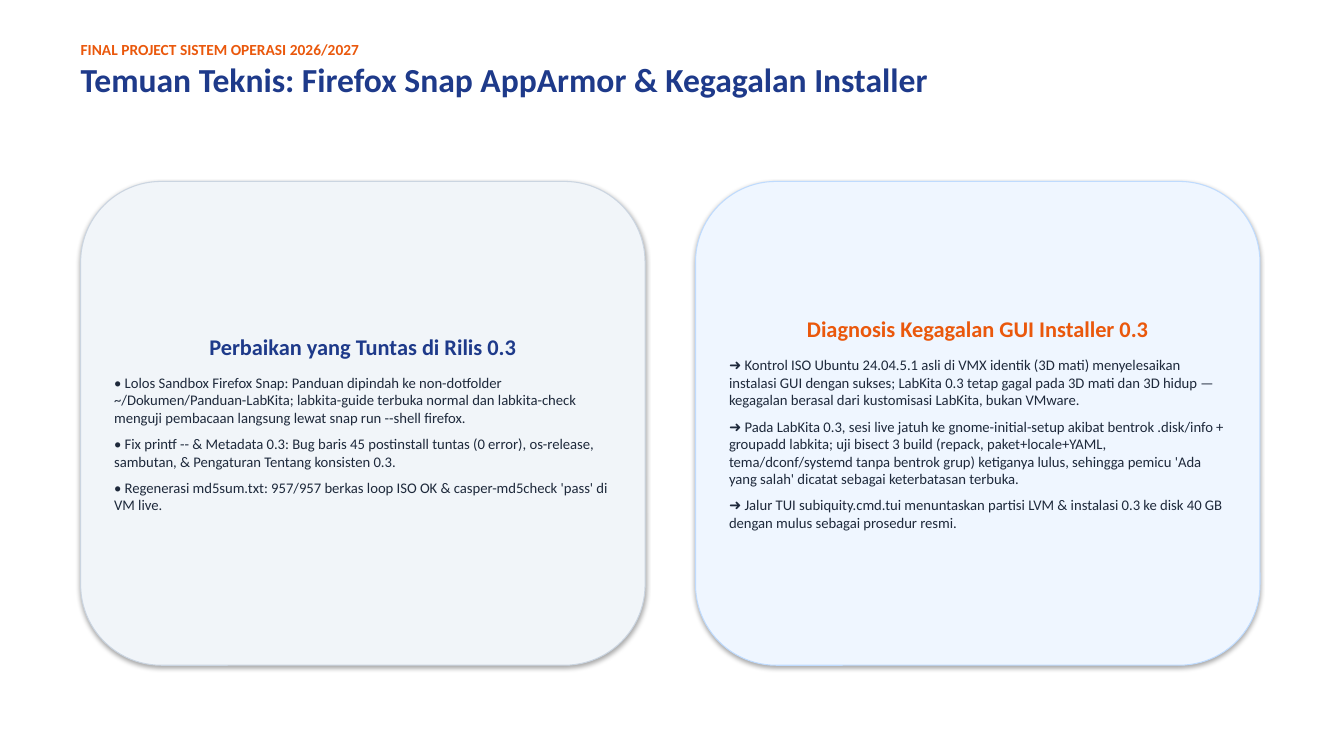
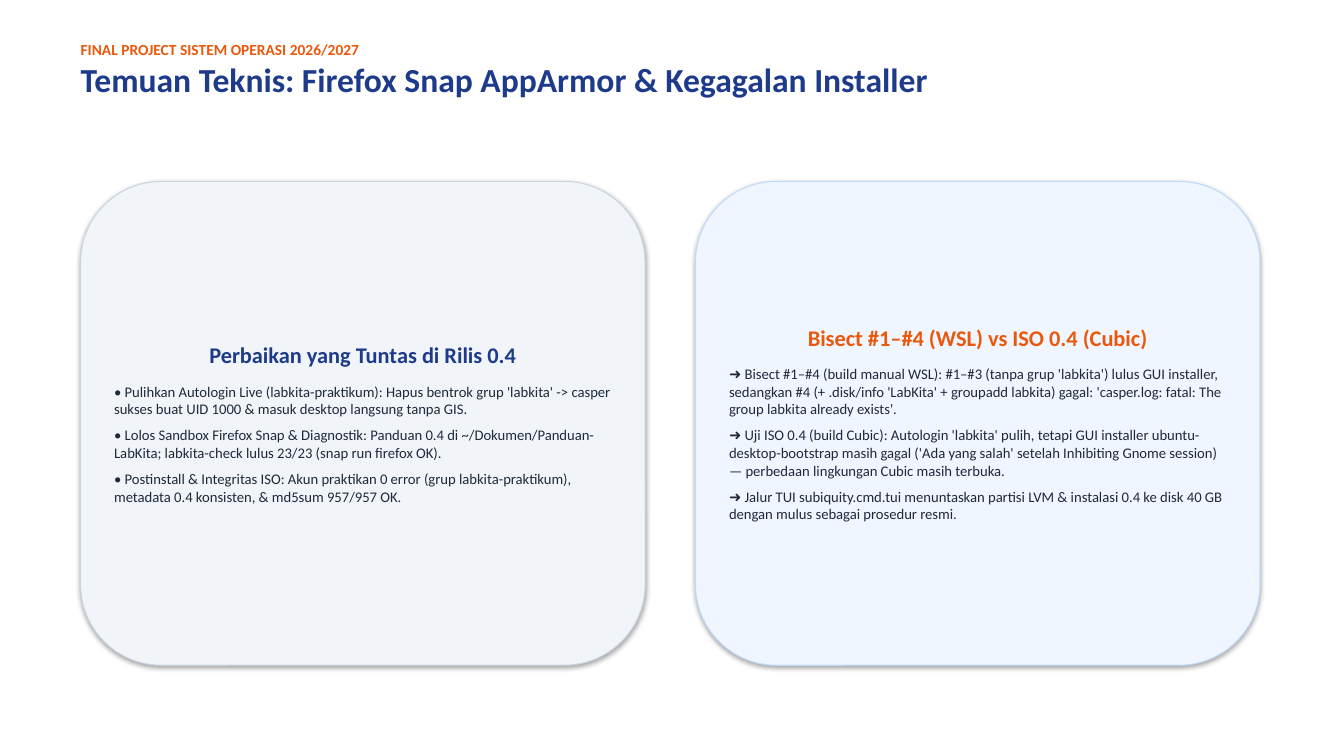
Before and after one commit to luvices/labkita, a slide deck: slide 9 of docs/presentation/labkita-presentation.pptx. Drawn at 1344x756 pixels with LibreOffice and Linux fonts; fonts in the diff are those of the drawing. Boxes give left, top, right and bottom in pixels: in the first picture for what was removed or moved away, otherwise in the second. Text is boxed around its words. In the diff, an @@ line names an element or a change of style, - is before the commit and + after.

Commit message:
docs: perbarui laporan PDF dan slide PPTX rilis 0.4 beserta skrip verifikasi output

```diff
--- a/docs/presentation/labkita-presentation.pptx
+++ b/docs/presentation/labkita-presentation.pptx
@@ text in rounded rectangle at box(729, 329, 1222, 522): text changed @@
-Diagnosis Kegagalan GUI Installer 0.3
-➜ Kontrol ISO Ubuntu 24.04.5.1 asli di VMX identik (3D mati) menyelesaikan instalasi GUI dengan sukses; LabKita 0.3 tetap gagal pada 3D mati dan 3D hidup — kegagalan berasal dari kustomisasi LabKita, bukan VMware.
-➜ Pada LabKita 0.3, sesi live jatuh ke gnome-initial-setup akibat bentrok .disk/info + groupadd labkita; uji bisect 3 build (repack, paket+locale+YAML, tema/dconf/systemd tanpa bentrok grup) ketiganya lulus, sehingga pemicu 'Ada yang salah' dicatat sebagai keterbatasan terbuka.
-➜ Jalur TUI subiquity.cmd.tui menuntaskan partisi LVM & instalasi 0.3 ke disk 40 GB dengan mulus sebagai prosedur resmi.
+Bisect #1–#4 (WSL) vs ISO 0.4 (Cubic)
+➜ Bisect #1–#4 (build manual WSL): #1–#3 (tanpa grup 'labkita') lulus GUI installer, sedangkan #4 (+ .disk/info 'LabKita' + groupadd labkita) gagal: 'casper.log: fatal: The group labkita already exists'.
+➜ Uji ISO 0.4 (build Cubic): Autologin 'labkita' pulih, tetapi GUI installer ubuntu-desktop-bootstrap masih gagal ('Ada yang salah' setelah Inhibiting Gnome session) — perbedaan lingkungan Cubic masih terbuka.
+➜ Jalur TUI subiquity.cmd.tui menuntaskan partisi LVM & instalasi 0.4 ke disk 40 GB dengan mulus sebagai prosedur resmi.
@@ text in rounded rectangle at box(114, 347, 611, 504): text changed @@
-Perbaikan yang Tuntas di Rilis 0.3
-• Lolos Sandbox Firefox Snap: Panduan dipindah ke non-dotfolder ~/Dokumen/Panduan-LabKita; labkita-guide terbuka normal dan labkita-check menguji pembacaan langsung lewat snap run --shell firefox.
-• Fix printf -- & Metadata 0.3: Bug baris 45 postinstall tuntas (0 error), os-release, sambutan, & Pengaturan Tentang konsisten 0.3.
-• Regenerasi md5sum.txt: 957/957 berkas loop ISO OK & casper-md5check 'pass' di VM live.
+Perbaikan yang Tuntas di Rilis 0.4
+• Pulihkan Autologin Live (labkita-praktikum): Hapus bentrok grup 'labkita' -> casper sukses buat UID 1000 & masuk desktop langsung tanpa GIS.
+• Lolos Sandbox Firefox Snap & Diagnostik: Panduan 0.4 di ~/Dokumen/Panduan-LabKita; labkita-check lulus 23/23 (snap run firefox OK).
+• Postinstall & Integritas ISO: Akun praktikan 0 error (grup labkita-praktikum), metadata 0.4 konsisten, & md5sum 957/957 OK.
```
Also in this commit, not shown: 10 other slides changed, 4 other files.
